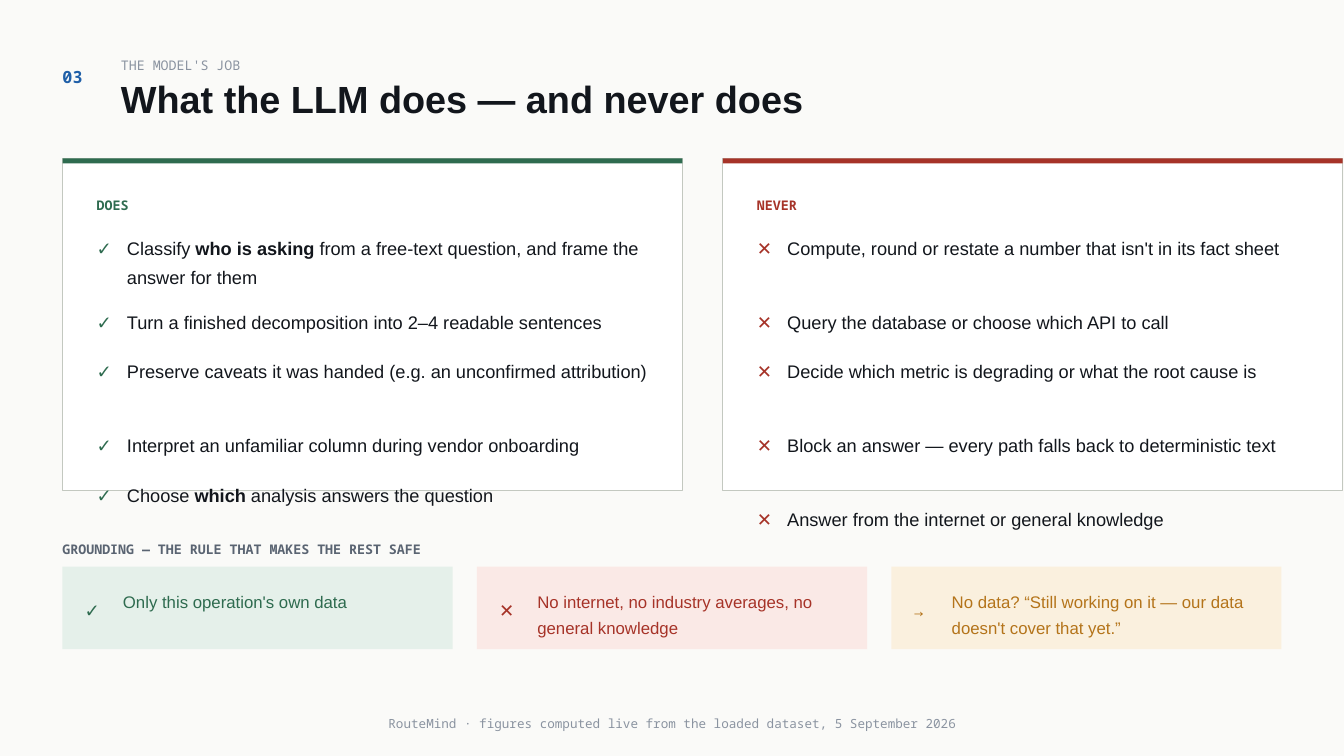
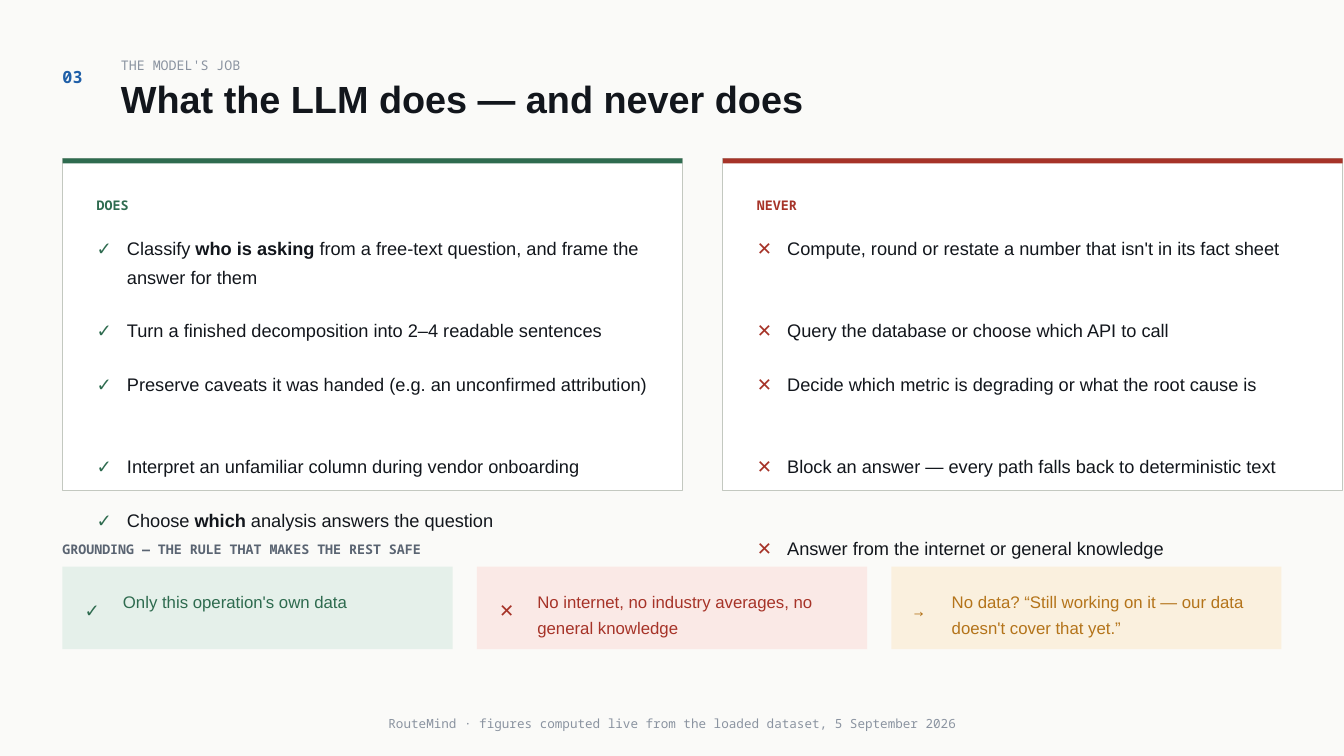
Before and after one commit to VishnuGupta16/routemind-service, a slide deck: slide 7 of docs/routemind-demo-deck.pptx. Drawn at 1344x756 pixels with LibreOffice and Linux fonts; fonts in the diff are those of the drawing. Boxes give left, top, right and bottom in pixels: in the first picture for what was removed or moved away, otherwise in the second. Text is boxed around its words. In the diff, an @@ line names an element or a change of style, - is before the commit and + after.

```diff
--- a/docs/routemind-demo-deck.pptx
+++ b/docs/routemind-demo-deck.pptx
@@ text "✓" rewrapped from (x1=97, y1=304, x2=121, y2=334) to (x1=97, y1=313, x2=121, y2=347) @@
@@ text "Turn a finished decomposition into ..." moved from (x1=127, y1=315, x2=602, y2=333) to (x1=127, y1=323, x2=602, y2=341) @@
@@ text "✕" rewrapped from (x1=757, y1=304, x2=781, y2=334) to (x1=757, y1=313, x2=781, y2=347) @@
@@ text "Query the database or choose ..." moved from (x1=787, y1=315, x2=1169, y2=333) to (x1=787, y1=323, x2=1169, y2=341) @@
@@ text "✓" rewrapped from (x1=97, y1=354, x2=121, y2=383) to (x1=97, y1=367, x2=121, y2=401) @@
@@ text "Preserve caveats it was handed ..." moved from (x1=127, y1=365, x2=647, y2=382) to (x1=127, y1=377, x2=647, y2=395) @@
@@ text "✕" rewrapped from (x1=757, y1=354, x2=781, y2=383) to (x1=757, y1=367, x2=781, y2=401) @@
@@ text "Decide which metric is degrading ..." moved from (x1=787, y1=365, x2=1256, y2=382) to (x1=787, y1=377, x2=1256, y2=395) @@
@@ text "✓" rewrapped from (x1=97, y1=427, x2=121, y2=457) to (x1=97, y1=449, x2=121, y2=483) @@
@@ text "Interpret an unfamiliar column during ..." moved from (x1=127, y1=438, x2=579, y2=456) to (x1=127, y1=459, x2=579, y2=477) @@
@@ text "✕" rewrapped from (x1=757, y1=427, x2=781, y2=457) to (x1=757, y1=449, x2=781, y2=483) @@
@@ text "Block an answer — every ..." moved from (x1=787, y1=438, x2=1275, y2=456) to (x1=787, y1=459, x2=1275, y2=477) @@
@@ text "✓" rewrapped from (x1=97, y1=478, x2=121, y2=507) to (x1=97, y1=503, x2=121, y2=537) @@
@@ text "Choose which analysis answers the ..." moved from (x1=127, y1=488, x2=494, y2=506) to (x1=127, y1=513, x2=494, y2=531) @@
@@ text "✕" rewrapped from (x1=757, y1=501, x2=781, y2=530) to (x1=757, y1=531, x2=781, y2=566) @@
@@ text "Answer from the internet or ..." moved from (x1=787, y1=512, x2=1164, y2=530) to (x1=787, y1=541, x2=1164, y2=559) @@
```
Also in this commit, not shown: 12 other slides changed, 1 other file.
